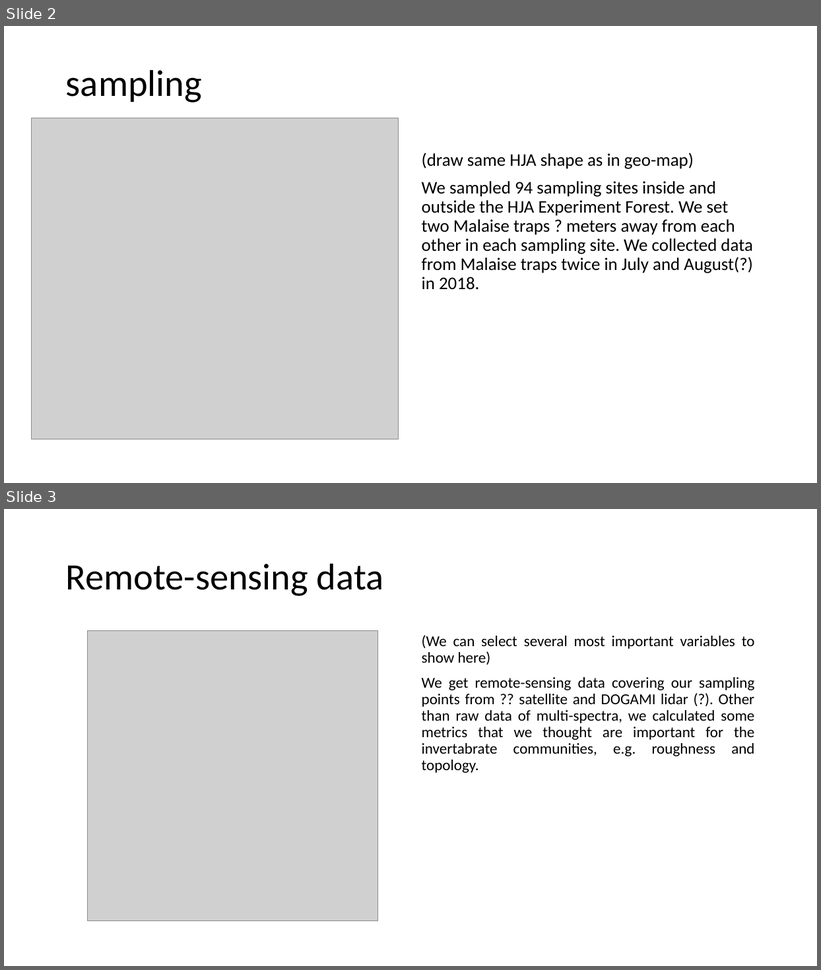
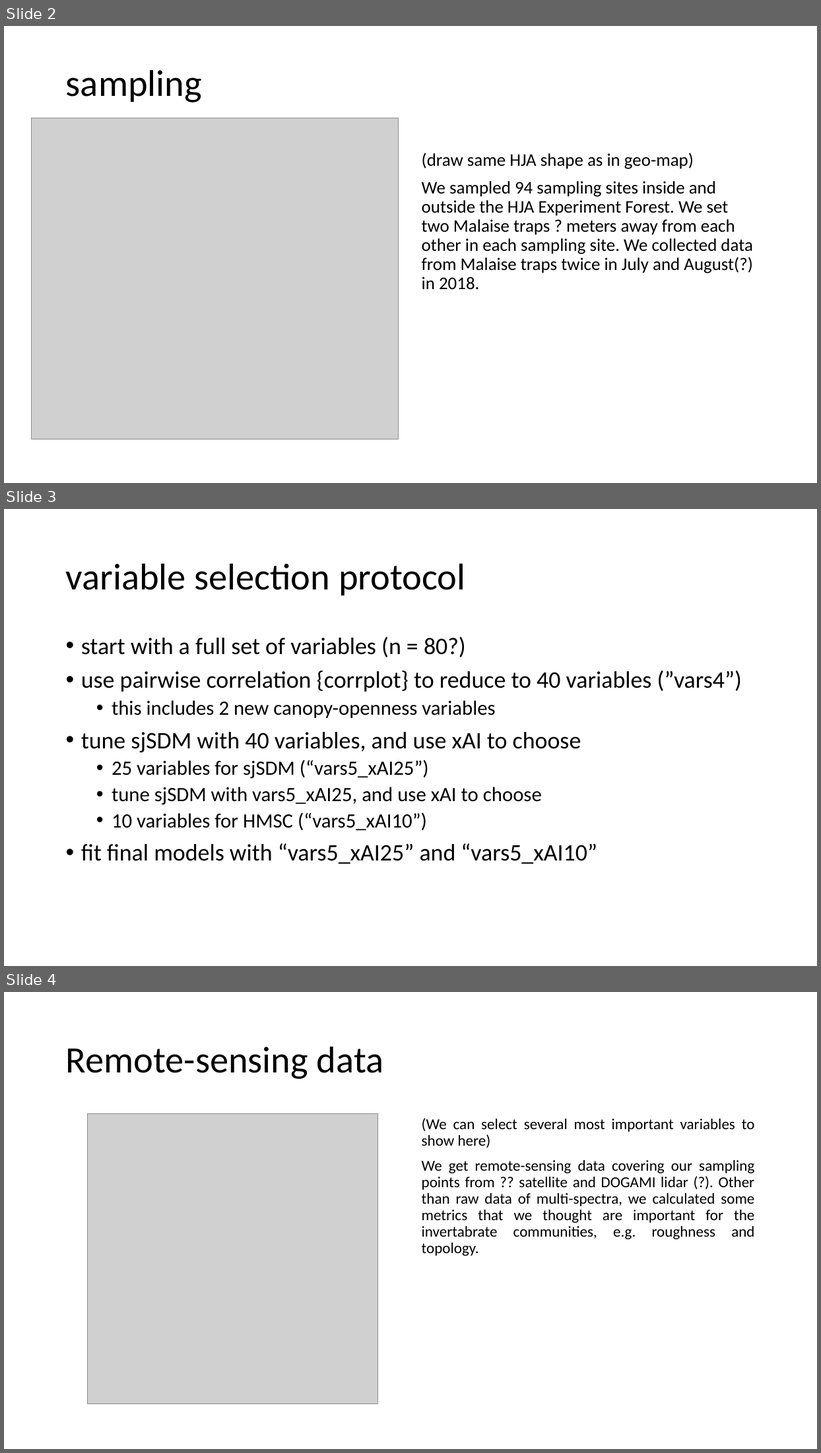
Before and after one commit to dougwyu/HJA_analyses_Kelpie, a slide deck: HJA_sjSDM_paper/misc_presentations/HJA Experiment Forest.ppt. Shown one above the other, each under a label of ours: slides 2 and 3 before the commit, slides 2, 3 and 4 after it. The pictures are 821x970 and 821x1453 pixels, drawn with LibreOffice and Linux fonts; fonts in the diff are those of the drawing; grey boxes stand for pictures. Boxes give left, top, right and bottom in pixels: in the first picture for what was removed or moved away, otherwise in the second. Text is boxed around its words. In the diff, an @@ line names an element or a change of style, - is before the commit and + after.

Commit message:
ppt add slide on variable selection

```diff
--- a/HJA_sjSDM_paper/misc_presentations/HJA Experiment Forest.ppt
+++ b/HJA_sjSDM_paper/misc_presentations/HJA Experiment Forest.ppt
@@ slide 3 added at box(4, 509, 817, 966), background #FFFFFF @@
@@ title added at box(66, 563, 465, 595), 44 pt, text #000000 @@
+variable selection protocol
@@ text added at box(81, 637, 742, 864), 28 pt, text #000000 @@
+• start with a full set of variables (n = 80?)
+• use pairwise correlation {corrplot} to reduce to 40 variables (”vars4”)
+  • this includes 2 new canopy-openness variables
+• tune sjSDM with 40 variables, and use xAI to choose
+  • 25 variables for sjSDM (“vars5_xAI25”)
+  • tune sjSDM with vars5_xAI25, and use xAI to choose
+  • 10 variables for HMSC (“vars5_xAI10”)
+• fit final models with “vars5_xAI25” and “vars5_xAI10”
@@ what was slide 3 is now slide 4 @@
```
Also in this commit, not shown: 1 slide changed, 2 other files.
